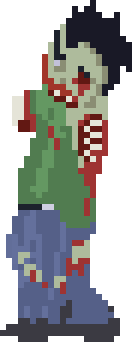
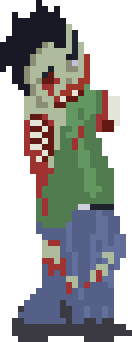
Revision of a layered w=132, h=342 image; what changed, layer by layer:
painted on "frame14" over [0, 24, 132, 336]
painted on "frame13" over [0, 18, 132, 336]
painted on "frame12" over [0, 12, 132, 336]
painted on "frame11" over [0, 6, 132, 336]
painted on "frame10" over [0, 0, 132, 336]
painted on "frame7" over [0, 6, 132, 336]
painted on "frame6" over [0, 12, 132, 336]
painted on "frame5" over [0, 24, 132, 336]
painted on "frame4" over [0, 24, 132, 336]
painted on "frame3_2" over [0, 18, 132, 336]
painted on "frame3" over [0, 12, 132, 336]
painted on "frame2_2" over [0, 12, 132, 336]
painted on "frame2" over [0, 12, 132, 336]
